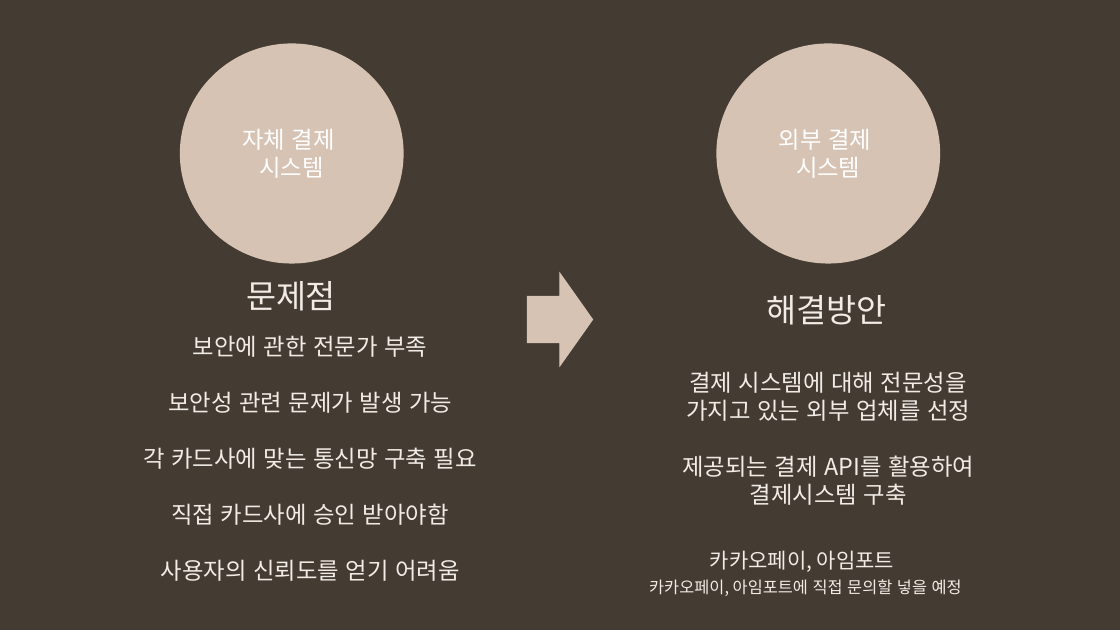
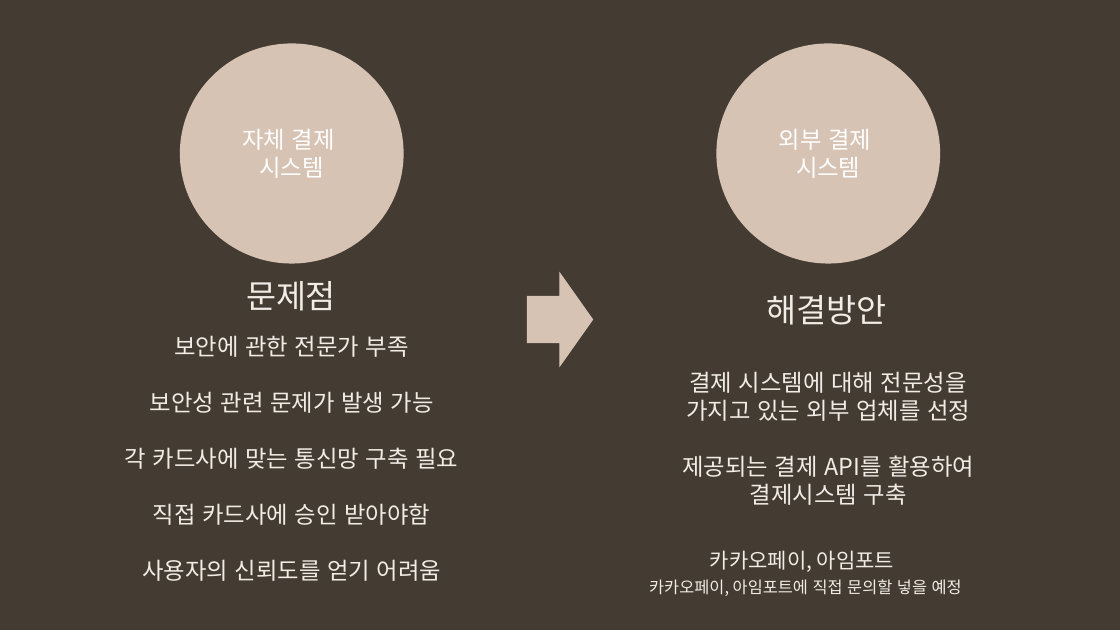
Before and after one commit to snr1229/Content_designing_Presentations, a slide deck: slide 24 of 사업계획서/Week13/EWon_최종발표자료 ver 1.1_보충할만한거 추가 .pptx. Drawn at 1120x630 pixels with LibreOffice and Linux fonts; fonts in the diff are those of the drawing. Boxes give left, top, right and bottom in pixels: in the first picture for what was removed or moved away, otherwise in the second. Text is boxed around its words. In the diff, an @@ line names an element or a change of style, - is before the commit and + after.

```diff
--- a/사업계획서/Week13/EWon_최종발표자료 ver 1.1_보충할만한거 추가 .pptx
+++ b/사업계획서/Week13/EWon_최종발표자료 ver 1.1_보충할만한거 추가 .pptx
@@ text "보안에 관한 전문가 부족": place and size @@
-text "보안에 관한 전문가 부족" at (143, 335, 477, 581)
+text "보안에 관한 전문가 부족" at (125, 335, 458, 581)
```
Also in this commit, not shown: 1 slide added, 1 slide removed, 2 other files.
